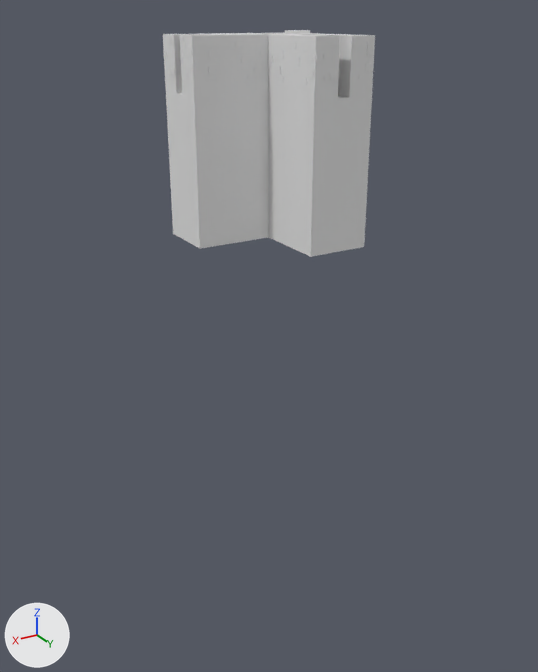
What one commit did to the FBX model Assets/Assets/Models/Test/GLTEdge3FloorOthers.fbx.
Before and after are seen from a camera (50 mm lens) standing at (302.0, 501.0, 52.0) and looking at (3.0, 3.0, -197.0). The axes (+X, +Y, +Z) are drawn at lower left. The lights are the same throughout. Where no turn or scale is listed for an object, it has been applied to the vertices. Vertices at the same position are counted once.

Objects in the first picture: 'Other'.
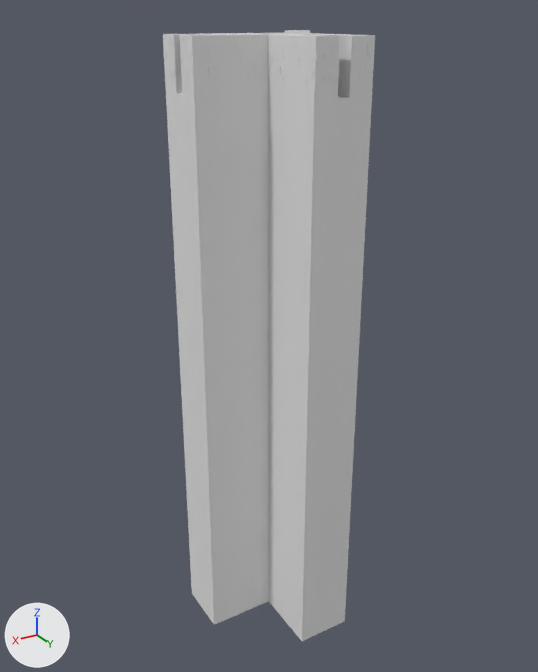
The edits, one by one:
me_cube_012 has 3745 vertices, 2895 faces and spans x -45.0..65.0, y -45.0..66.0, z -110.0..42.0.
me_cube_012 is used by ob_other; location (0.0, 0.0, 0.0).
Before the commit, vertices of me_cube_012: 2604 (65.0, -45.0, -110.0) at pixel (173, 233), 2605 (65.0, 5.0, -110.0) at pixel (199, 248), 2606 (4.0, 5.0, -110.0) at pixel (268, 237), 2607 (-45.0, 65.0, -110.0) at pixel (364, 246), 2608 (4.0, 65.0, -110.0) at pixel (310, 256).
Before the commit, vertices of me_cube_012: 2609 (-45.0, -45.0, -110.0).
Part 1, on me_cube_012:
Vertices 2604 to 2609 of me_cube_012 move by (0.0, 0.0, -372.0).

Location of each change, [x1, y1, x2, y2] in pixels of the pictures (538 x 672 px; the box of a moved part takes in the faces that stretch with it):
'Other', reshaped (168% taller): before [163, 30, 375, 257]; after [163, 30, 375, 641]
part 1 of me_cube_012, moved or reshaped: before [173, 231, 364, 257]; after [173, 231, 364, 641]
